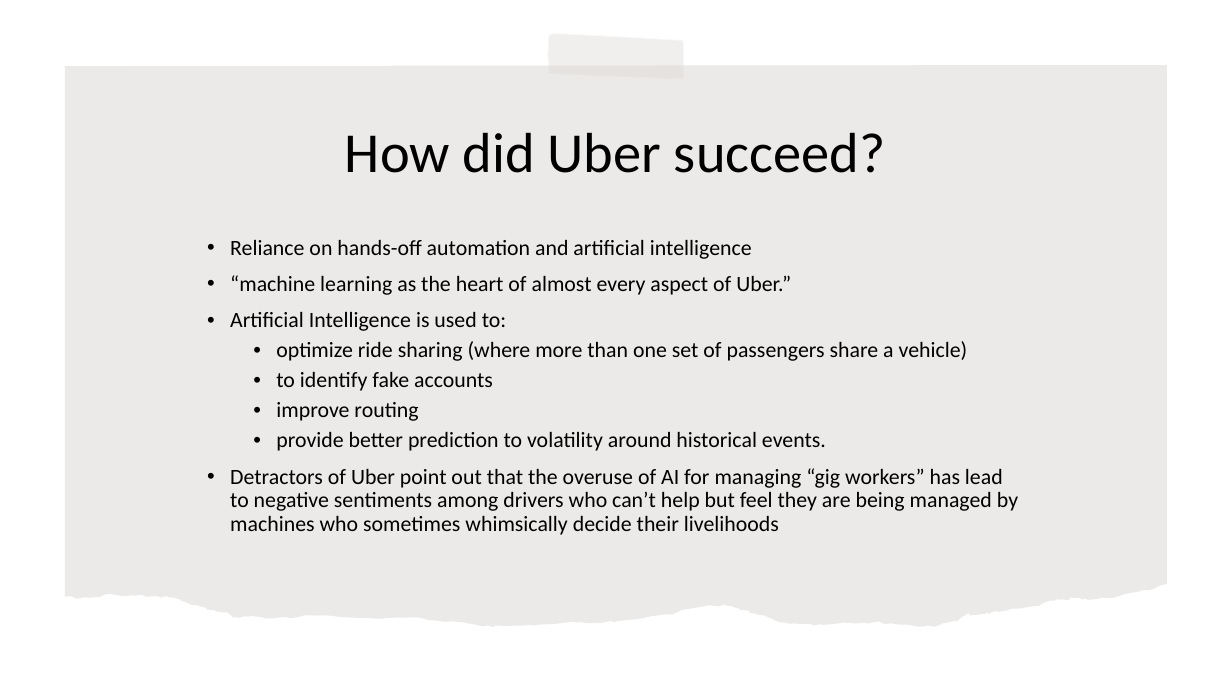
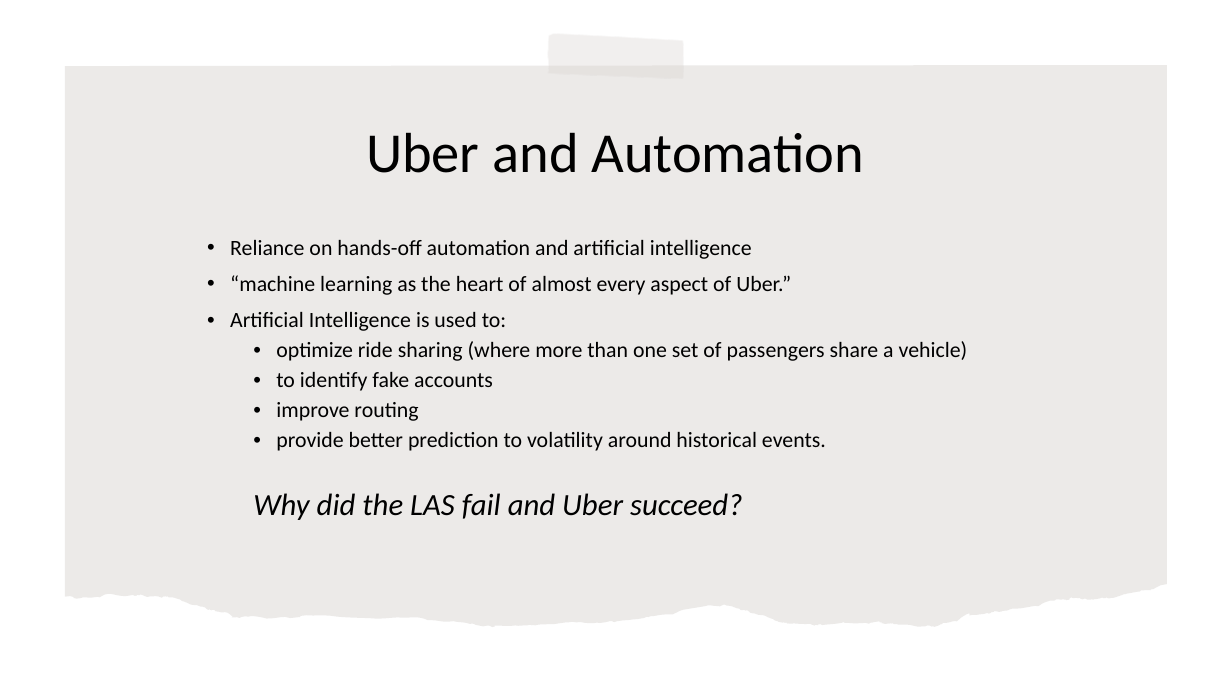
Before and after one commit to rogerlew/conference-ahfe-2022, a slide deck: slide 6 of AHFE 2022.pptx. Drawn at 1232x693 pixels with LibreOffice and Linux fonts; fonts in the diff are those of the drawing. Boxes give left, top, right and bottom in pixels: in the first picture for what was removed or moved away, otherwise in the second. Text is boxed around its words. In the diff, an @@ line names an element or a change of style, - is before the commit and + after.

```diff
--- a/AHFE 2022.pptx
+++ b/AHFE 2022.pptx
@@ title at <box>366,132,864,173</box>: text changed @@
-How did Uber succeed?
+Uber and Automation
@@ text at <box>253,493,742,520</box>: text changed; size 17 to 24 pt; italic on @@
-• Detractors of Uber point out that the overuse of AI for managing “gig workers” has lead to negative sentiments among drivers who can’t help but feel they are being managed by machines who sometimes whimsically decide their livelihoods
+  Why did the LAS fail and Uber succeed?
```
Also in this commit, not shown: 9 other slides changed, 3 slides removed.
